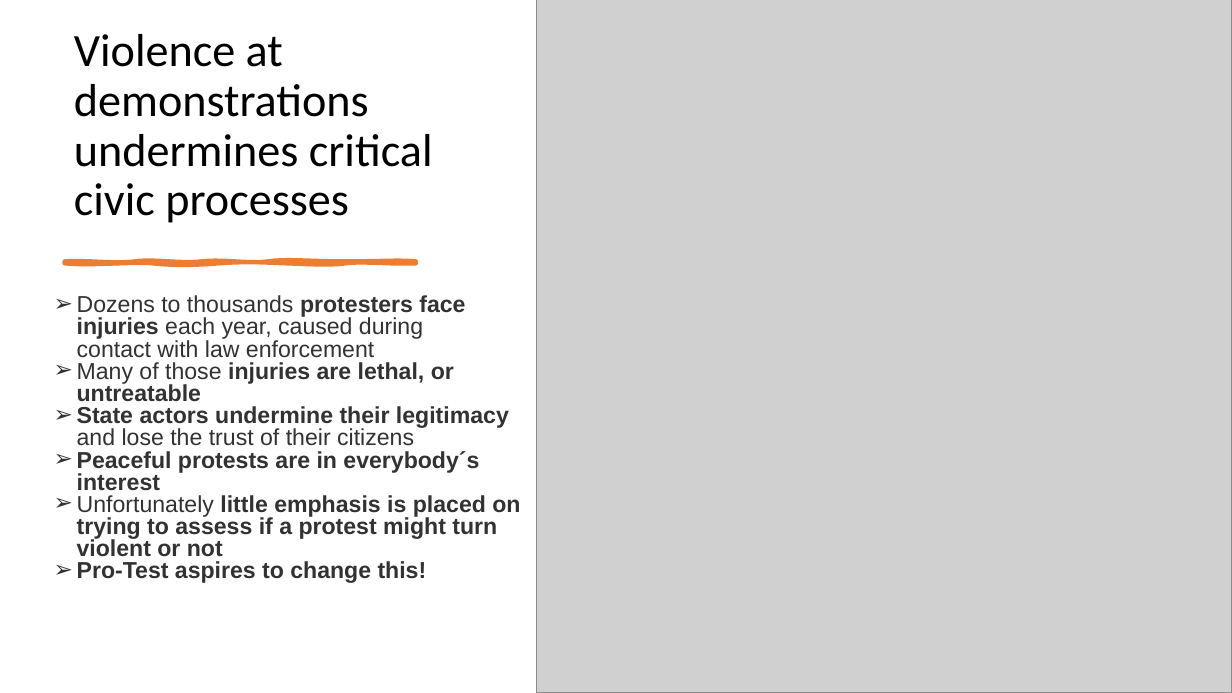
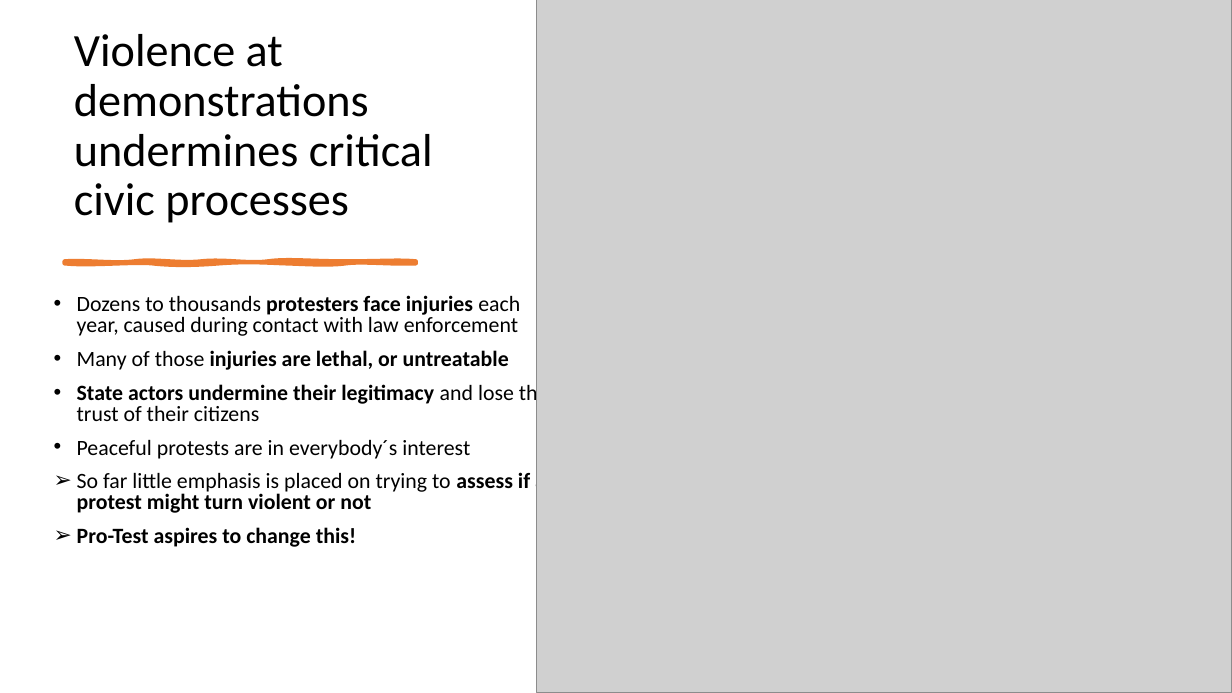
Before and after one commit to NoahDarwich/portest, a slide deck: slide 4 of Draft Pro-Test Demo Day Presentation.pptx. Drawn at 1232x693 pixels with LibreOffice and Linux fonts; fonts in the diff are those of the drawing; grey boxes stand for pictures. Boxes give left, top, right and bottom in pixels: in the first picture for what was removed or moved away, otherwise in the second. Text is boxed around its words. In the diff, an @@ line names an element or a change of style, - is before the commit and + after.

```diff
--- a/Draft Pro-Test Demo Day Presentation.pptx
+++ b/Draft Pro-Test Demo Day Presentation.pptx
@@ text at (x1=77, y1=295, x2=549, y2=547): size 18 to 17.1 pt, font Arial to Calibri, text colour #323232 to #000000 in "Dozens to thousands protesters face injuries each ...", "Many of those injuries are lethal, or ...", "State actors undermine their legitimacy and lose ...", "Peaceful protests are in everybody´s interest" and 1 more places; bold off in "Peaceful protests are in everybody´s interest"; bullet ➢ to •; more space between paragraphs @@
@@ text at (x1=77, y1=470, x2=546, y2=513): text changed; size 18 to 17.1 pt; font Arial to Calibri; text colour #323232 to #000000; bold off @@
-➢ Unfortunately little emphasis is placed on trying to assess if a protest might turn violent or not
+➢ So far little emphasis is placed on trying to assess if a protest might turn violent or not
```
Also in this commit, not shown: 2 other slides changed.
